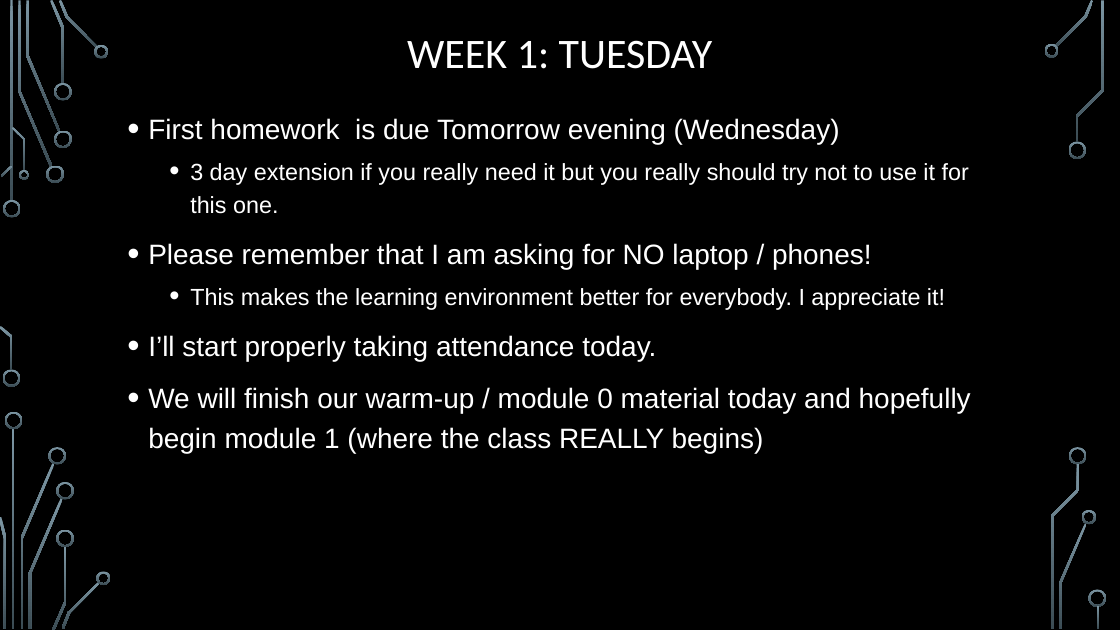
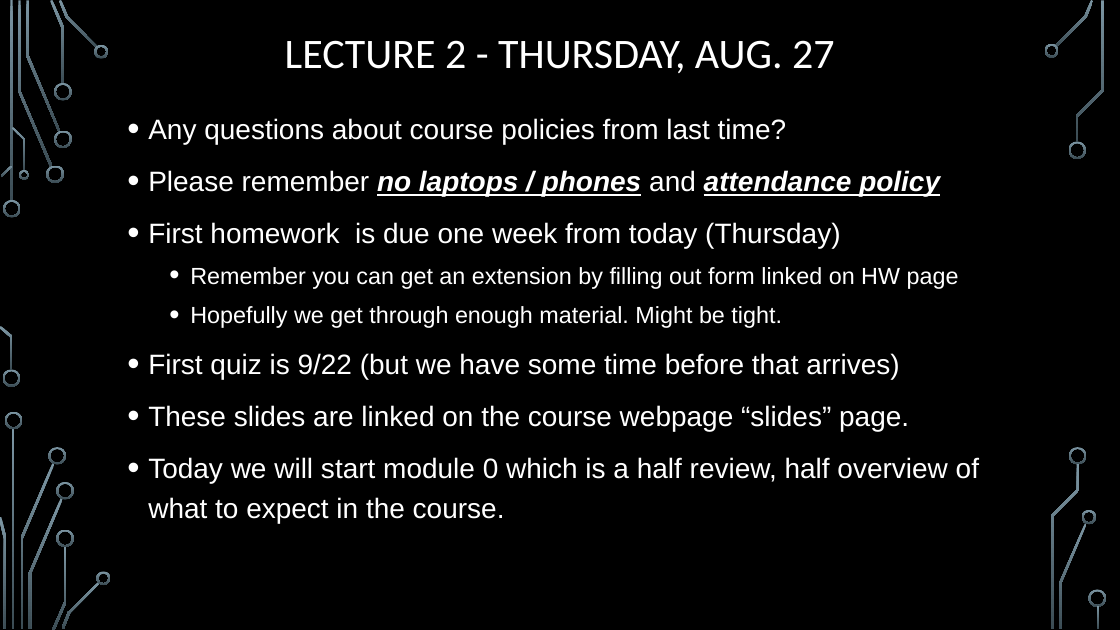
Before and after one commit to markfloryan/dmt2, a slide deck: slide 2 of slides/00-DailyAnnouncements.pptx. Drawn at 1120x630 pixels with LibreOffice and Linux fonts; fonts in the diff are those of the drawing; background and template pictures are left out. Boxes give left, top, right and bottom in pixels: in the first picture for what was removed or moved away, otherwise in the second. Text is boxed around its words. In the diff, an @@ line names an element or a change of style, - is before the commit and + after.

```diff
--- a/slides/00-DailyAnnouncements.pptx
+++ b/slides/00-DailyAnnouncements.pptx
@@ title at [285, 40, 835, 73]: text changed @@
-WEEK 1: TUESDAY
+LECTURE 2 - THURSDAY, AUG. 27
@@ text at [148, 118, 979, 524]: text changed @@
-• First homework is due Tomorrow evening (Wednesday)
-  • 3 day extension if you really need it but you really should try not to use it for this one.
-• Please remember that I am asking for NO laptop / phones!
-  • This makes the learning environment better for everybody. I appreciate it!
-• I’ll start properly taking attendance today.
-• We will finish our warm-up / module 0 material today and hopefully begin module 1 (where the class REALLY begins)
+• Any questions about course policies from last time?
+• Please remember no laptops / phones and attendance policy
+• First homework is due one week from today (Thursday)
+  • Remember you can get an extension by filling out form linked on HW page
+  • Hopefully we get through enough material. Might be tight.
+• First quiz is 9/22 (but we have some time before that arrives)
+• These slides are linked on the course webpage “slides” page.
+• Today we will start module 0 which is a half review, half overview of what to expect in the course.
```
Also in this commit, not shown: 1 other slide changed, 15 slides removed, 2 other files.
